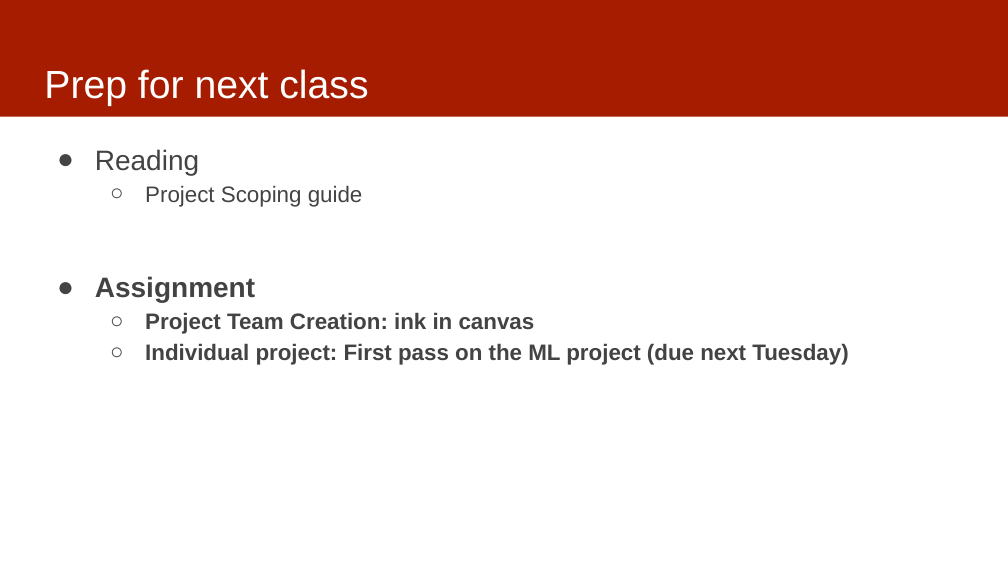
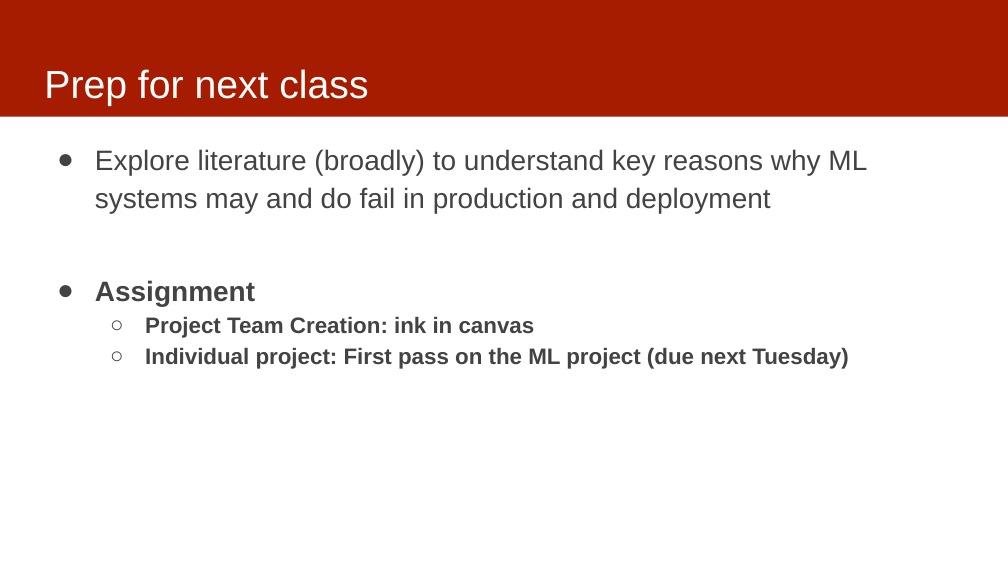
Before and after one commit to dssg/MLinPractice, a slide deck: slide 18 of Lectures/Lecture1-ClassOverview.pptx. Drawn at 1008x567 pixels with LibreOffice and Linux fonts; fonts in the diff are those of the drawing. Boxes give left, top, right and bottom in pixels: in the first picture for what was removed or moved away, otherwise in the second. Text is boxed around its words. In the diff, an @@ line names an element or a change of style, - is before the commit and + after.

Commit message:
updated

```diff
--- a/Lectures/Lecture1-ClassOverview.pptx
+++ b/Lectures/Lecture1-ClassOverview.pptx
@@ text at box(95, 149, 867, 213): text changed; size 16 to 20 pt @@
-● Reading
-  ○ Project Scoping guide
+● Explore literature (broadly) to understand key reasons why ML systems may and do fail in production and deployment
```
